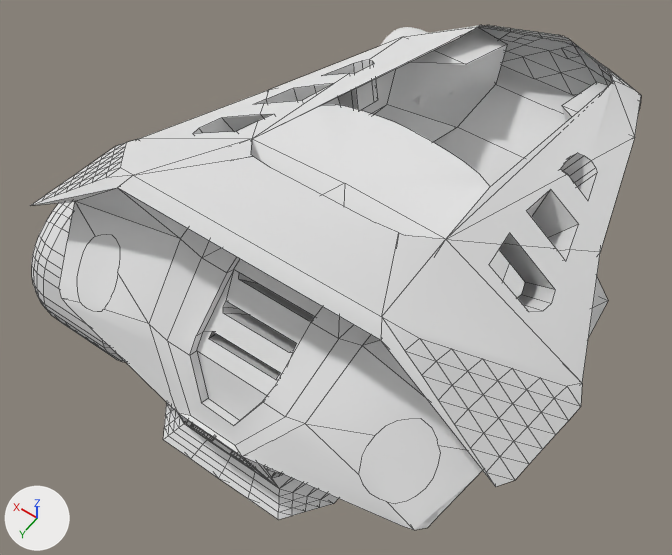
The Blender file Assets/Resources/materials/carModels/car1.blend as it was, and as the next commit left it.
The view is the same before and after, from a 50 mm lens placed at (-145.0, 274.0, 388.0), pointed at (14.0, 52.0, 38.0). Arrows for +X, +Y and +Z are at lower left; the lights stay in place. The first picture is the older version. Mesh edges are drawn as thin lines on the coarser meshes.

In view in the first picture: 'body', 'rim_RL' and 1 more.
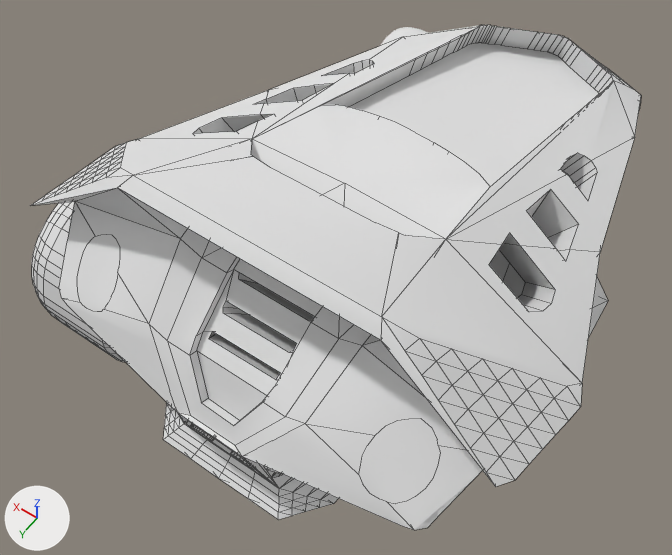
Edits to the bpy script that builds the scene:
```text
Change me_car1_pmd0_mesh:
    used by ob_body; location = (0.0, 0.0, 0.0); rotation_euler = (1.571, 0.0, 0.0), in degrees (90, 0, 0)
    remove me_car1_pmd0_mesh.from_pydata(...)  # 892 vertices, 587 faces; spans x -117.0..117.0, y 11.0..141.0, z -158.0..170.0
    add me_car1_pmd0_mesh.from_pydata(...)  # 928 vertices, 643 faces; spans x -117.0..117.0, y 11.0..141.0, z -158.0..170.0
    me_car1_pmd0_mesh part 1
    7 vertices are removed from x 37.0..68.0, y 44.0..66.0, z 89.0..146.0
    2 faces are deleted
    4 vertices in x -28.0..28.0, y 47.0..66.0, z 88.0..138.0 move by (0.0, -12.0, -12.0)
    4 vertices are added at (37.0, 62.0, 130.0), (-8.0, 43.0, 146.0), (42.0, 45.0, 133.0), (-35.0, 48.0, 122.0)
    28 new vertices lie (5.0, -16.0, 3.0) away from vertices in x -42.0..45.0, y 59.0..118.0, z -21.0..149.0
    13 new vertices lie (5.0, -17.0, 3.0) away from vertices in x -41.0..43.0, y 59.0..119.0, z -21.0..150.0
    9 new vertices lie (6.0, -16.0, 3.0) away from vertices in x -41.0..42.0, y 59.0..116.0, z -21.0..149.0
    58 new faces join them
    other edits to the shape of me_car1_pmd0_mesh do not show in these pictures
```

Pixel boxes (x1, y1, x2, y2) of what changed, in the pictures (672 x 555 px):
part 1 of me_car1_pmd0_mesh, built on
    before: (387, 25, 641, 127)
    after: (323, 25, 641, 187)
